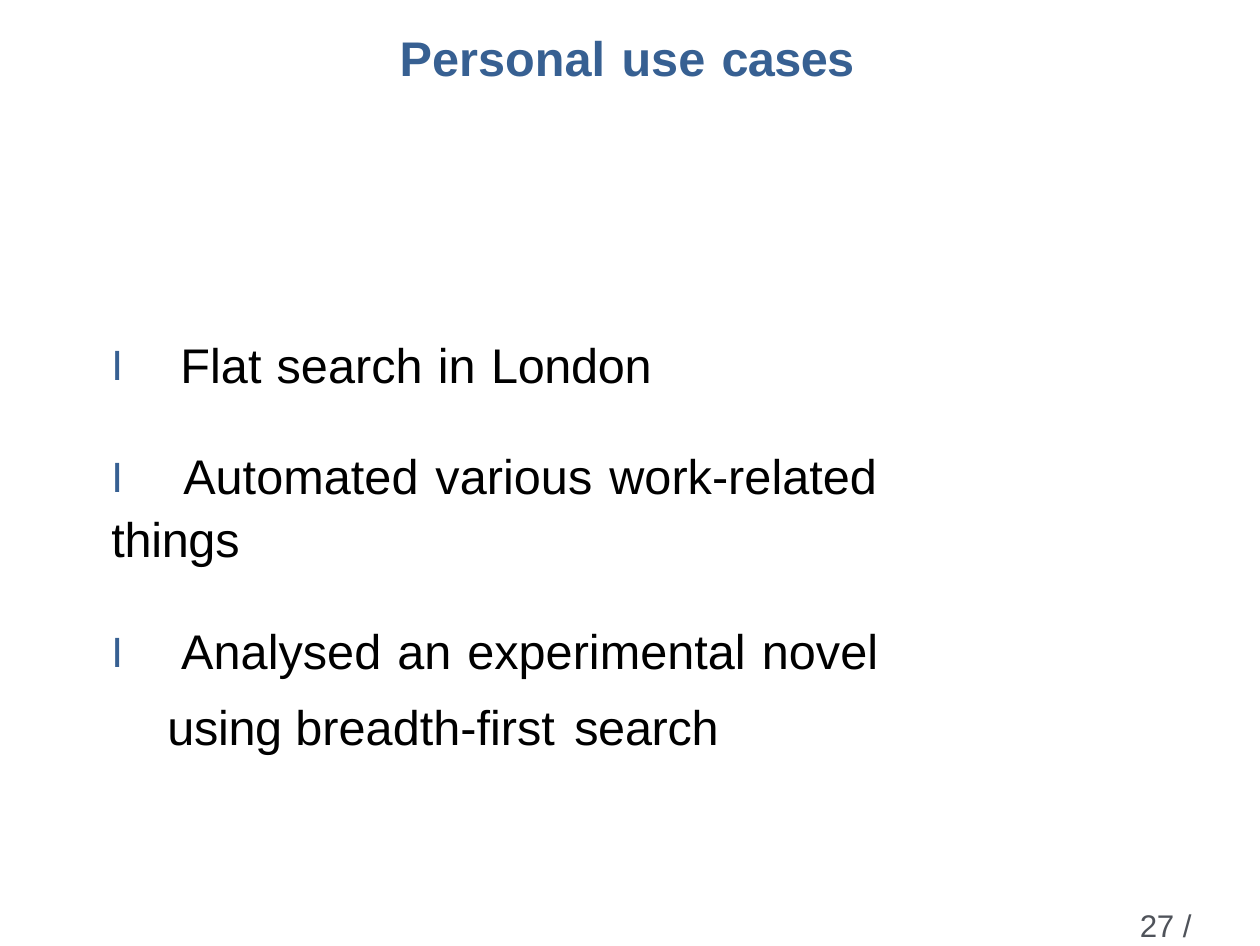
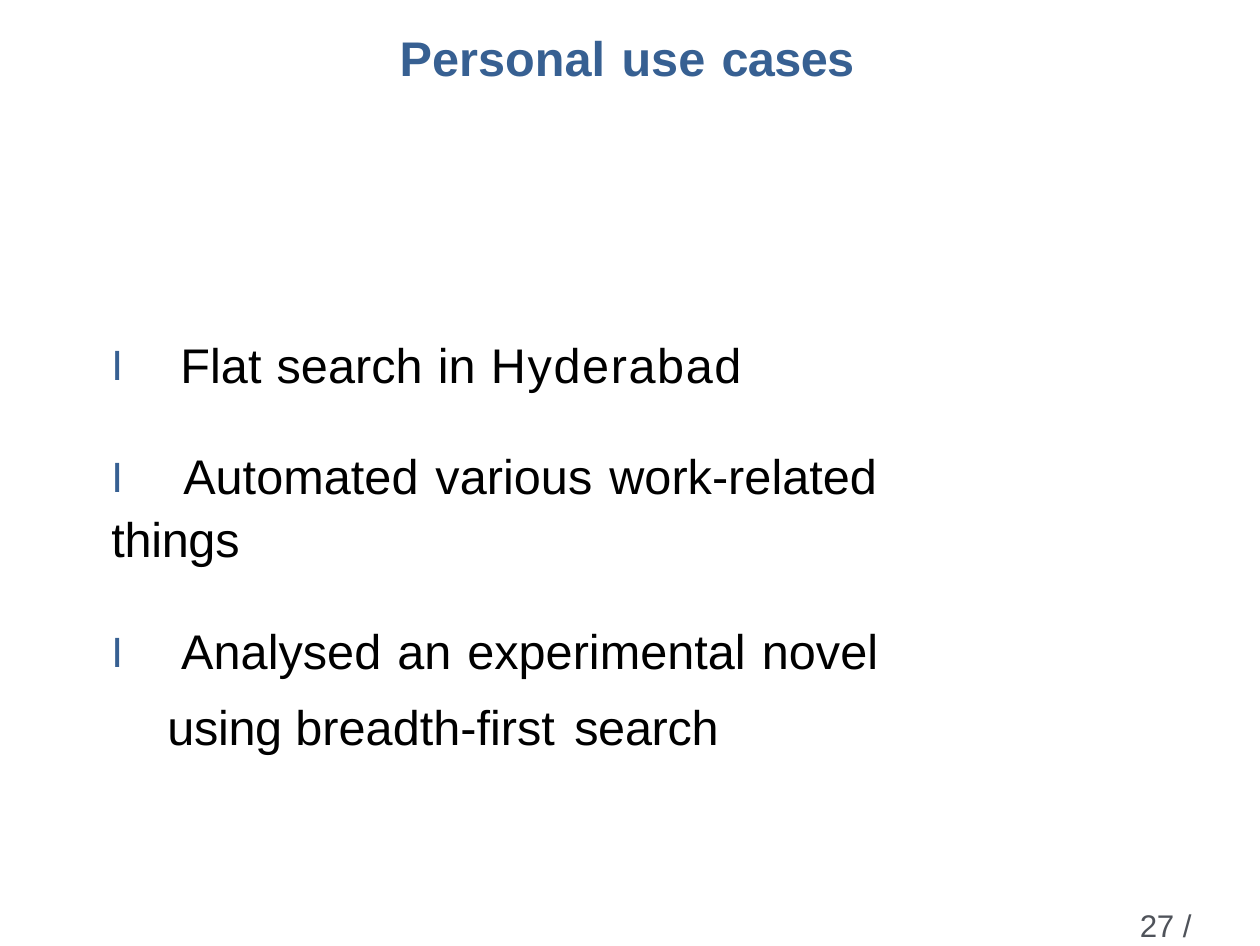
Before and after one commit to HarshaAsh/ML_AI_Training, a slide deck: slide 58 of Data Structures and Algorithms/DSA_L03.pptx. Drawn at 1260x946 pixels with LibreOffice and Linux fonts; fonts in the diff are those of the drawing. Boxes give left, top, right and bottom in pixels: in the first picture for what was removed or moved away, otherwise in the second. Text is boxed around its words. In the diff, an @@ line names an element or a change of style, - is before the commit and + after.

```diff
--- a/Data Structures and Algorithms/DSA_L03.pptx
+++ b/Data Structures and Algorithms/DSA_L03.pptx
@@ text at (111, 347, 742, 392): text changed @@
-I Flat search in London
+I Flat search in Hyderabad
```
Also in this commit, not shown: 1 other file.
